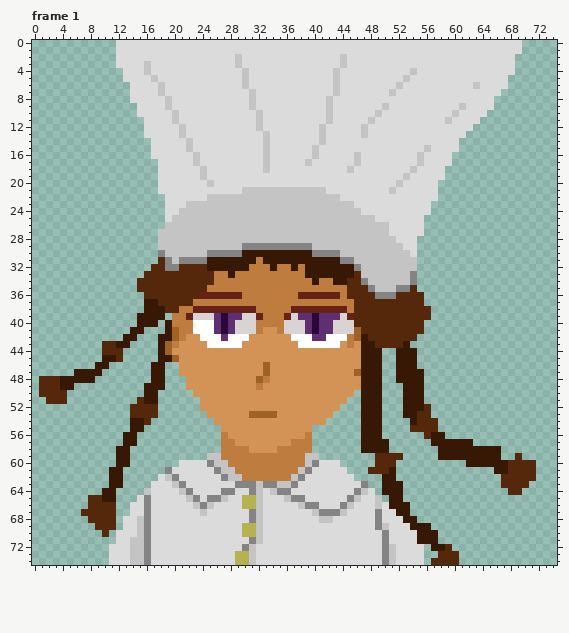
Two states of a pixel-art file, Assets/Sprites/Portraits/Magiere Portraits/magiere_portrait.aseprite. This is how it looked before the edit.
75x75 pixels, 5 frames. Shown: frame 1. The commit also changed other frames, which this record leaves out.
After:
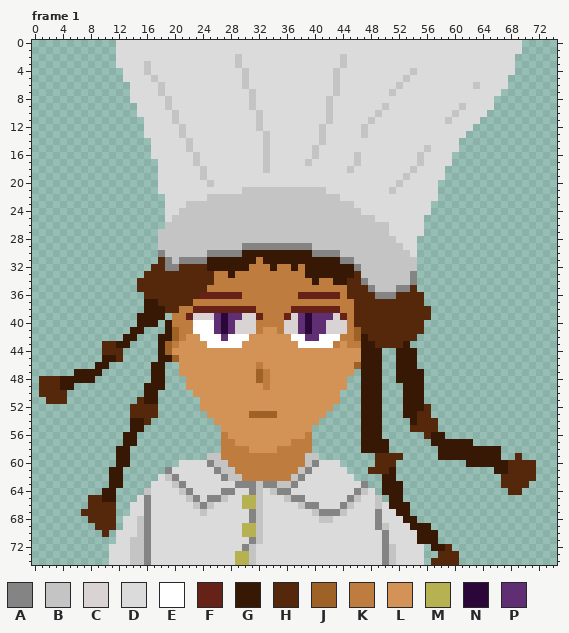
Palette (. is transparent): A #848484  B #c4c4c4  C #dad3d3  D #dbdbdb  E #ffffff  F #662216  G #371804  H #55280c  J #9e6126  K #be7d3e  L #d39356  M #b6b151  N #2b0739  P #602e73
Changes in this commit:
Frame 1, layer "Layer 2":
Colour P gives way to colour C in row 39 at x 43; in rows 40 to 41 at x 42.
Colour P gives way to colour E in row 42 at x 41.
Colour C gives way to colour F in row 39 at x 44.
Colour L gives way to colour J in row 46 at x 46; in row 47 at x 32.
Colour C gives way to colour K in rows 40 to 41 at x 45.
Colour E gives way to colour K in row 42 at x 44; in row 43 at x 43.
Colour F gives way to colour K in row 38 at x 44; in row 39 at x 45.
Colour J gives way to colour K in row 47 at x 33.
Colour L gives way to colour K in row 43 at x 46; in row 46 at x 32; in row 49 at x 33.
Colour J gives way to colour L in row 46 at x 33.
Colour K gives way to colour L in row 49 at x 32.
Colour P gives way to colour N in rows 39 to 41 at x 39.
Colour C gives way to colour P in rows 40 to 41 at x 38.
Colour E gives way to colour P in row 42 at x 39.
Colour N gives way to colour P in rows 39 to 41 at x 40.
The author cleared colour J in row 47 at x 46.
The author cleared colour L in rows 48 to 49 at x 45 to 46; in row 50 at x 44 to 45; in row 51 at x 44; in row 52 at x 43; in row 53 at x 42; in row 54 at x 41.
